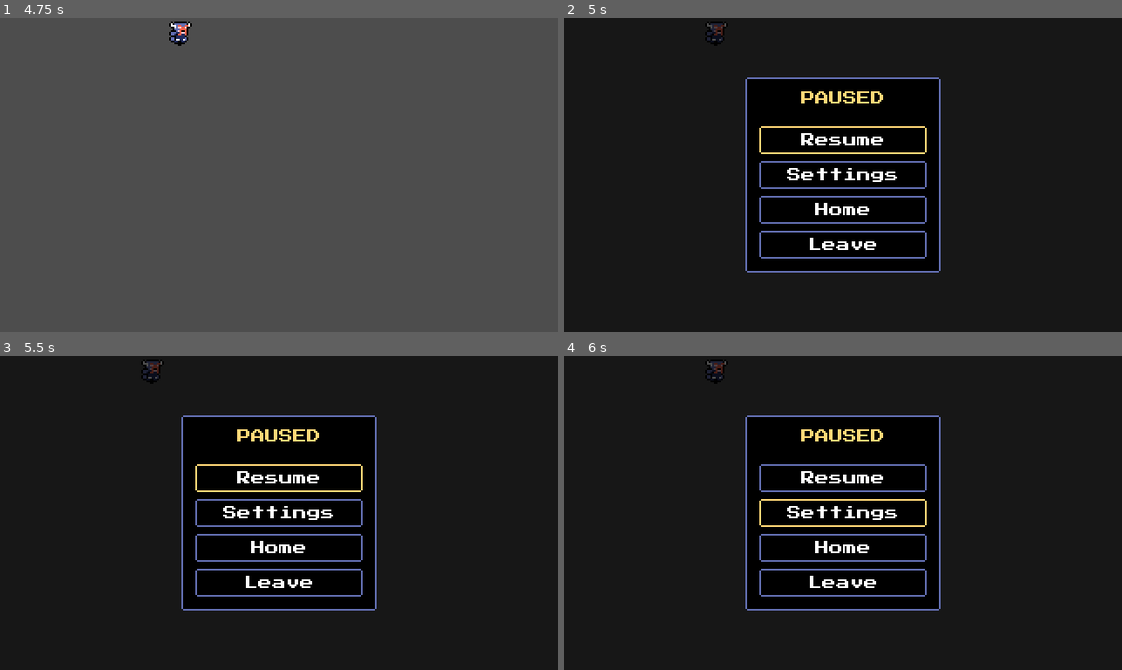
Above: before the commit, frames 1-4 (two rows, left to right).
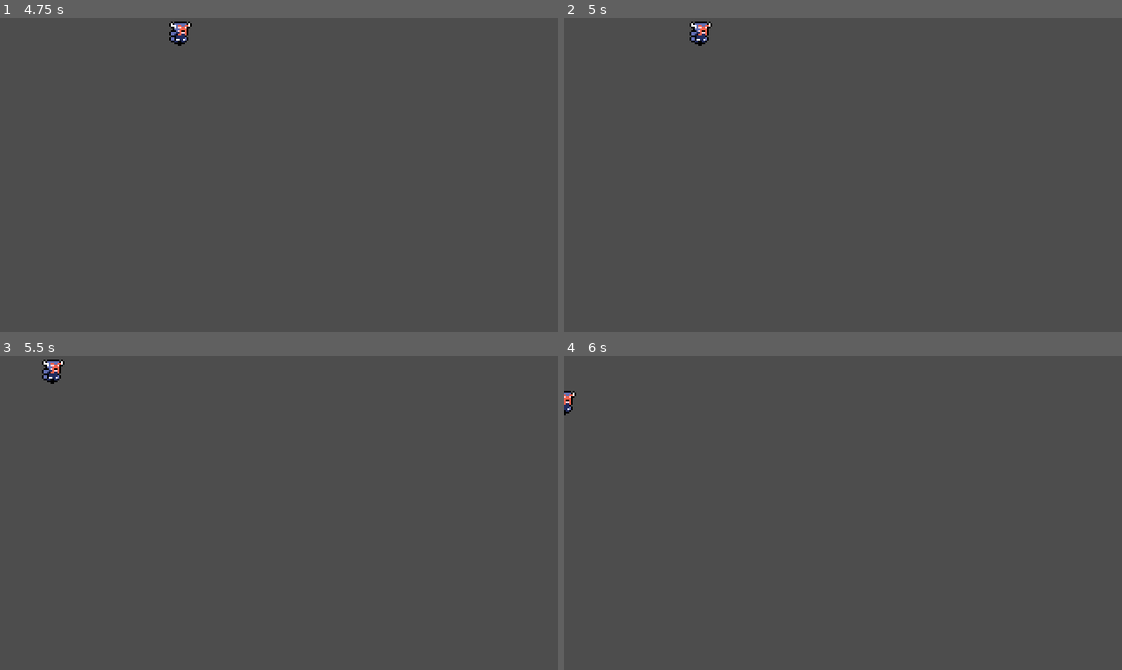
Above: after the commit, the same moments.

Repository: DaEpickid540/haven-2026
Game: Godot game, scene res://Scenes/main_menu.tscn
Same seed, same stepped clock (60 frames per second), same inputs: the game is played once before the commit and once after it.
Inputs:
- Up to frame 1 (4.75 s): click "Start Game" at 0.5 s; tap Enter at 1.25 s; hold Right (right) 1.28-2.03 s; tap J (attack) every 0.75 s from 1.35 to 4.35 s; hold Down (down) 2.03-2.78 s; hold Right (right) 2.78-3.53 s; hold Up (up) 3.53-4.28 s; hold Left (left) from 4.28 s (still down)
- Up to frame 2 (5 s): keep holding Left (left); tap Escape (pause) at 4.9 s
- Up to frame 3 (5.5 s): keep holding Left (left); tap J (attack) at 5.1 s
- Up to frame 4 (6 s): release Left (left) at 5.78 s; hold Down (down) from 5.78 s (still down); tap J (attack) at 5.85 s

Frame 1 is identical in both runs. In frame 2, 100% of the frame differs, in the area x 0-100%, y 0-100%; in frame 3, 100%; in frame 4, 100%.

Commit message:
OK

Diff:
--- a/Scenes/player.tscn
+++ b/Scenes/player.tscn
@@ -2,7 +2,6 @@
 
 [ext_resource type="Script" uid="uid://citabd2f6iqau" path="res://Scripts/player.gd" id="1_cvnsp"]
 [ext_resource type="Texture2D" uid="uid://wl5kturnpj1y" path="res://Assets/Players/Dwarf/dwarf x1.png" id="1_v0iea"]
-[ext_resource type="PackedScene" uid="uid://b3hilkve4j1uw" path="res://Scenes/PauseMenu.tscn" id="2_pause"]
 
 [sub_resource type="Animation" id="Animation_v0iea"]
 resource_name = "Idle"
@@ -50,7 +49,7 @@
 
 [sub_resource type="Animation" id="Animation_3smsa"]
 resource_name = "attack"
-length = 0.39999999999999997
+length = 0.4
 step = 0.1
 tracks/0/type = "value"
 tracks/0/imported = false
@@ -79,7 +78,7 @@
 
 [sub_resource type="Animation" id="Animation_pu2lt"]
 resource_name = "attack_down"
-length = 0.39999999999999997
+length = 0.4
 step = 0.1
 tracks/0/type = "value"
 tracks/0/imported = false
@@ -96,7 +95,7 @@
 
 [sub_resource type="Animation" id="Animation_gymyn"]
 resource_name = "attack_left"
-length = 0.39999999999999997
+length = 0.4
 step = 0.1
 tracks/0/type = "value"
 tracks/0/imported = false
@@ -125,7 +124,7 @@
 
 [sub_resource type="Animation" id="Animation_ukyrk"]
 resource_name = "attack_up"
-length = 0.39999999999999997
+length = 0.4
 step = 0.1
 tracks/0/type = "value"
 tracks/0/imported = false
@@ -463,10 +462,6 @@
 [node name="AnimationTree" type="AnimationTree" parent="." unique_id=298149144]
 root_node = NodePath("../Sprite2D")
 tree_root = SubResource("AnimationNodeBlendTree_0wjns")
-
-[node name="PauseMenu" parent="." instance=ExtResource("2_pause")]
-advance_expression_base_node = NodePath("..")
-anim_player = NodePath("../AnimationPlayer")
-parameters/StateMachine/AttackState/blend_position = Vector2(-0.008515835, -0.79204893)
-parameters/StateMachine/MoveState/RunState/blend_position = Vector2(0.0012165308, -0.003058076)
-parameters/StateMachine/MoveState/StandState/blend_position = Vector2(0, -0.24159026)
+parameters/StateMachine/AttackState/blend_position = Vector2(0, 0)
+parameters/StateMachine/MoveState/RunState/blend_position = Vector2(0, 0)
+parameters/StateMachine/MoveState/StandState/blend_position = Vector2(0, 0)
Not shown: 1 places in Scenes/main.tscn that only renumber resources
